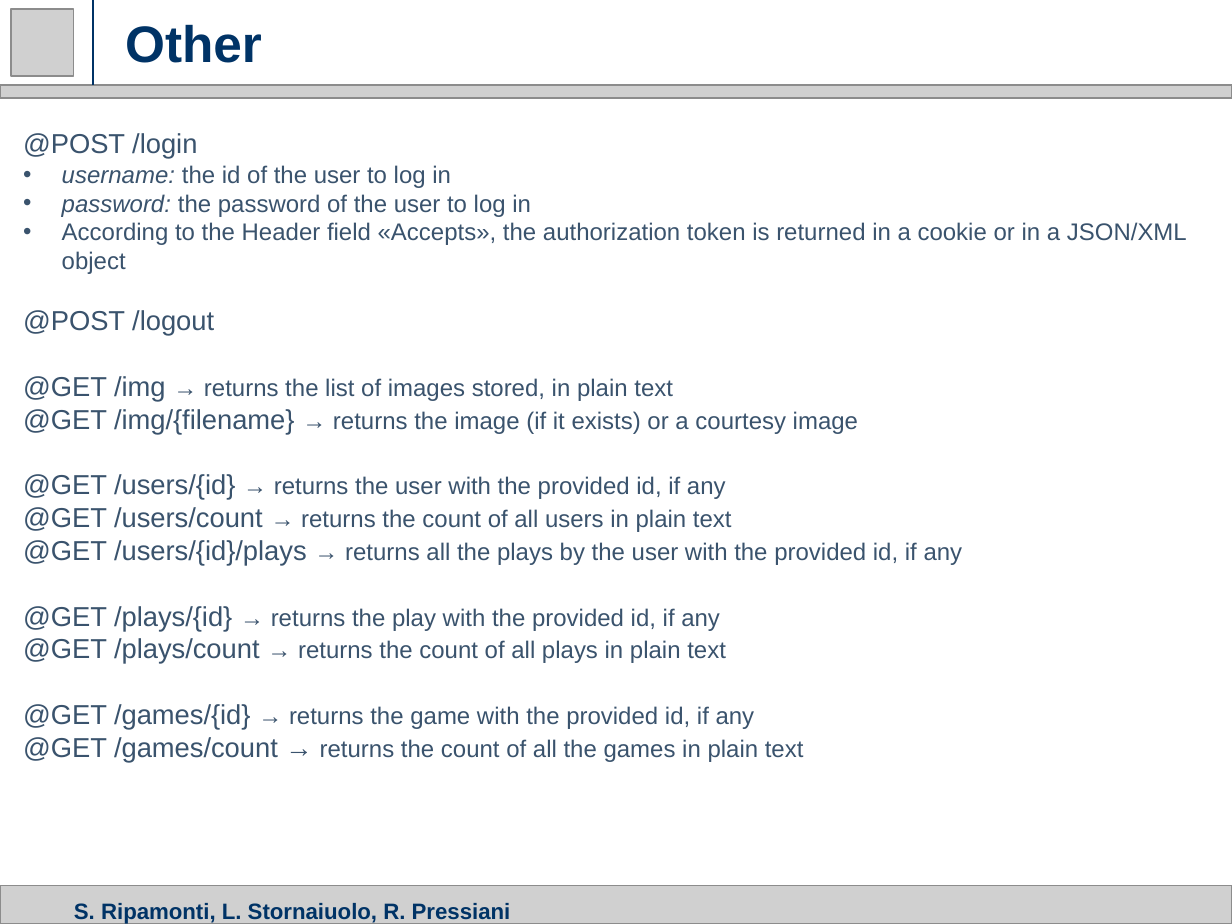
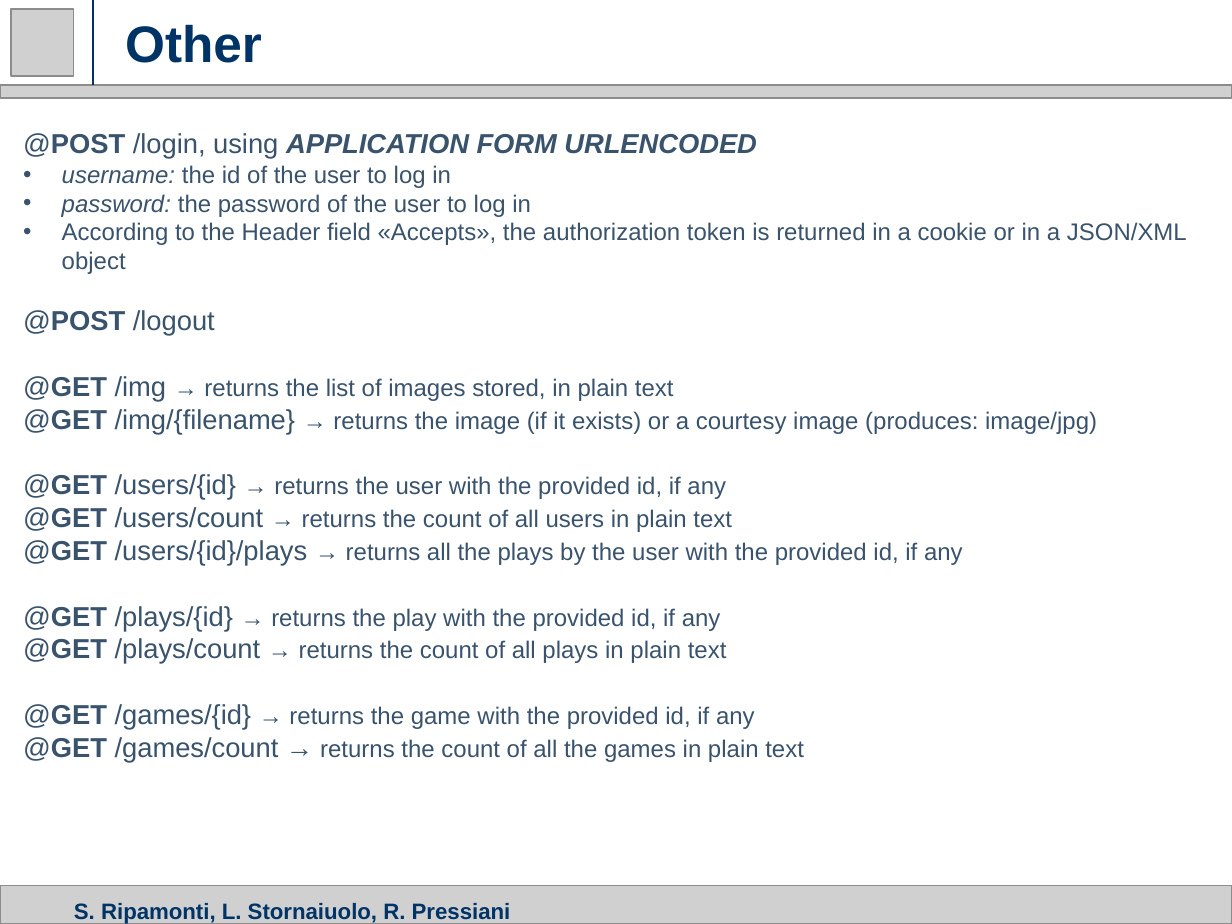
Before and after one commit to ripa1993/mw_rest, a slide deck: slide 7 of slides/rest.pptx. Drawn at 1232x924 pixels with LibreOffice and Linux fonts; fonts in the diff are those of the drawing; grey boxes stand for pictures. Boxes give left, top, right and bottom in pixels: in the first picture for what was removed or moved away, otherwise in the second. Text is boxed around its words. In the diff, an @@ line names an element or a change of style, - is before the commit and + after.

```diff
--- a/slides/rest.pptx
+++ b/slides/rest.pptx
@@ text at [23, 133, 757, 159]: text changed; bold on; italic on @@
-@POST /login
+@POST /login, using APPLICATION FORM URLENCODED
@@ text at [23, 310, 963, 763]: bold on in "@POST", "@GET", "@GET", "@GET" and 5 more places @@
@@ text at [23, 409, 1097, 434]: text changed @@
-@GET /img/{filename} → returns the image (if it exists) or a courtesy image
+@GET /img/{filename} → returns the image (if it exists) or a courtesy image (produces: image/jpg)
```
Also in this commit, not shown: 4 other slides changed, 2 slides added, 1 other file.
